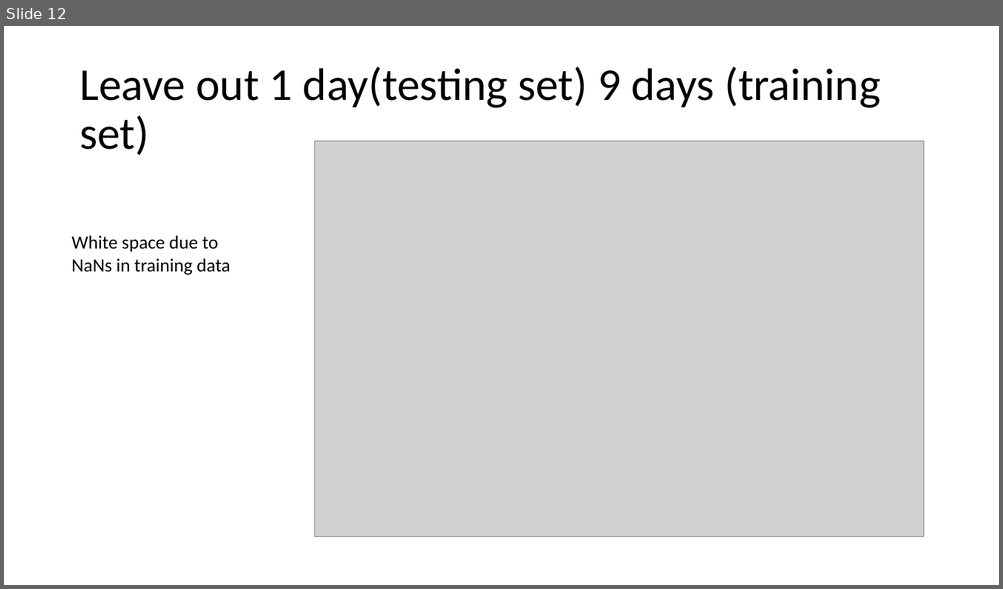
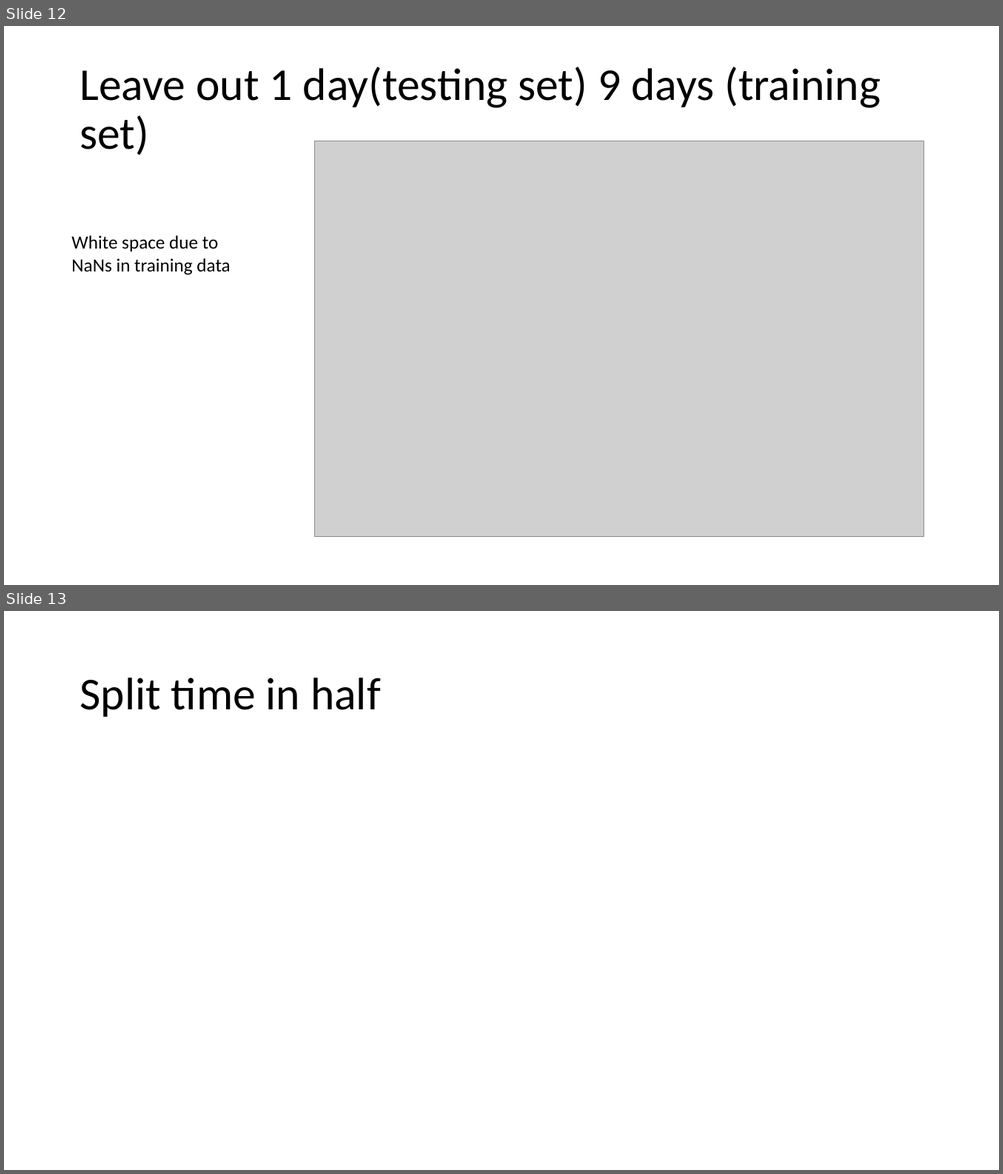
Before and after one commit to GrattonLab/MSC_Alexis, a slide deck: analysis/output/results/MVPA_ACC_01222020.pptx. Shown one above the other, each under a label of ours: slide 12 before the commit, slides 12 and 13 after it. The pictures are 1003x589 and 1003x1174 pixels, drawn with LibreOffice and Linux fonts; fonts in the diff are those of the drawing; grey boxes stand for pictures. Boxes give left, top, right and bottom in pixels: in the first picture for what was removed or moved away, otherwise in the second. Text is boxed around its words. In the diff, an @@ line names an element or a change of style, - is before the commit and + after.

```diff
--- a/analysis/output/results/MVPA_ACC_01222020.pptx
+++ b/analysis/output/results/MVPA_ACC_01222020.pptx
@@ slide 13 added at (4,611,999,1170), background #FFFFFF @@
@@ title added at (79,678,381,717), 44 pt, text #000000 @@
+Split time in half
```
Also in this commit, not shown: 39 other files.
